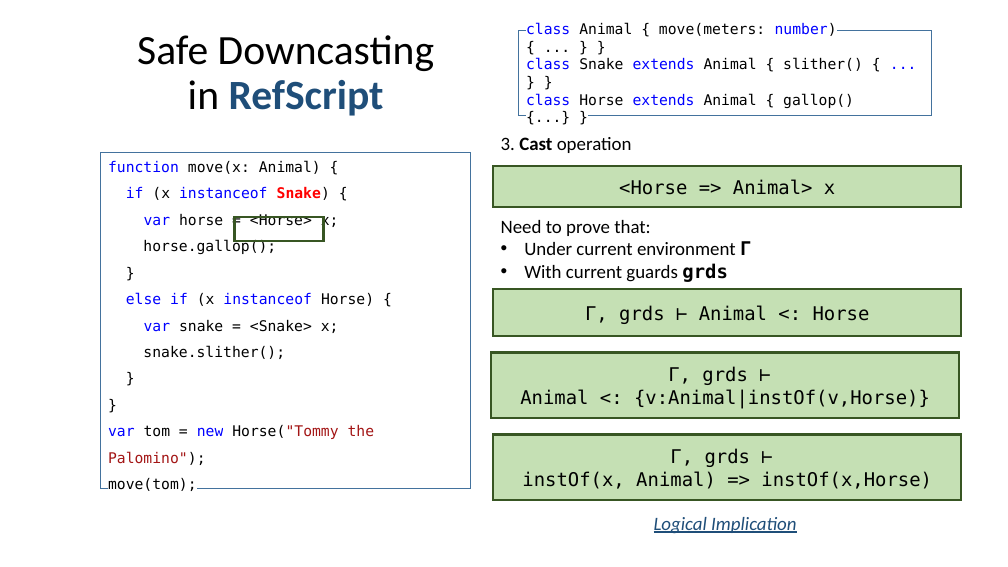
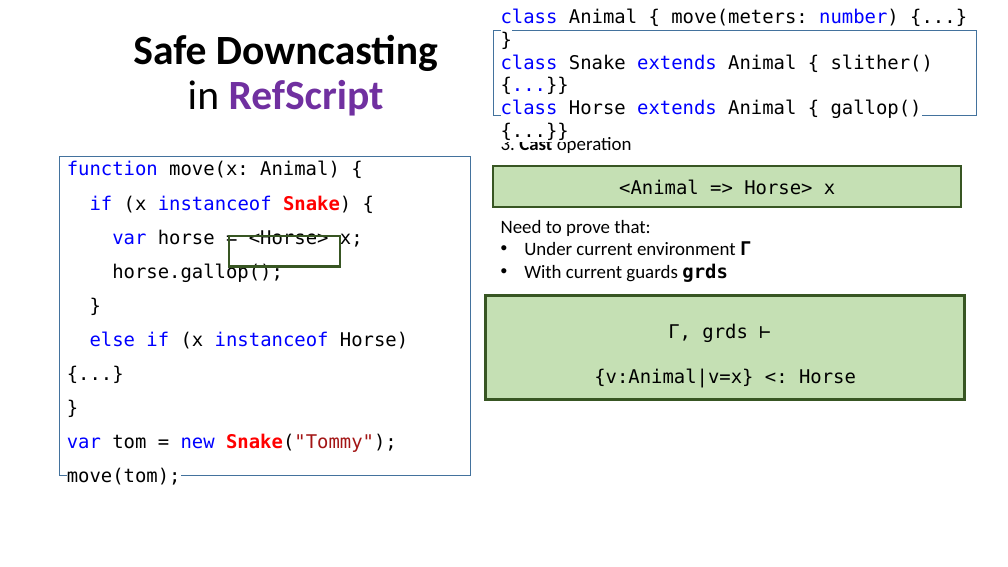
Before and after one commit to UCSD-PL/refscript, a slide deck: slide 11 of doc/talk/RefScript.pptx (slide 7 before the commit). Drawn at 1008x567 pixels with LibreOffice and Linux fonts; fonts in the diff are those of the drawing. Boxes give left, top, right and bottom in pixels: in the first picture for what was removed or moved away, otherwise in the second. Text is boxed around its words. In the diff, an @@ line names an element or a change of style, - is before the commit and + after.

```diff
--- a/doc/talk/RefScript.pptx
+++ b/doc/talk/RefScript.pptx
@@ title "Safe Downcasting in RefScript" at [133, 34, 438, 116]: text colour #1F4E79 to #7030A0 in "RefScript"; bold on in "Safe Downcasting" @@
@@ rectangle "class Animal { move(meters: number) ...": place and size @@
-rectangle "class Animal { move(meters: number) ..." at [519, 31, 932, 116]
+rectangle "class Animal { move(meters: number) ..." at [493, 31, 976, 116]
@@ text in rectangle at [501, 8, 933, 118]: text changed; size 14 to 18 pt @@
-class Animal { move(meters: number) { ... } }
-class Snake extends Animal { slither() { ... } }
-class Horse extends Animal { gallop() {...} }
+class Animal { move(meters: number) {...} }
+class Snake extends Animal { slither() {...}}
+class Horse extends Animal { gallop() {...}}
@@ rectangle "function move(x: Animal) {": place and size @@
-rectangle "function move(x: Animal) {" at [101, 153, 471, 489]
+rectangle "function move(x: Animal) {" at [60, 157, 471, 475]
@@ text in rectangle at [67, 160, 363, 485]: size 14 to 18 pt in "function move(x: Animal) {", "if (x instanceof Snake) {", "var horse = <Horse> x;", "horse.gallop();" and 3 more places @@
@@ text in rectangle at [619, 179, 835, 195]: text changed @@
-<Horse => Animal> x
+<Animal => Horse> x
@@ rectangle: place and size @@
-rectangle at [234, 217, 324, 241]
+rectangle at [229, 237, 340, 267]
@@ rectangle "Γ, grds ⊢": place and size @@
-rectangle "Γ, grds ⊢" at [492, 352, 960, 417]
+rectangle "Γ, grds ⊢" at [485, 296, 965, 400]
@@ rectangle removed at [493, 289, 961, 336] @@
-Γ, grds ⊢ Animal <: Horse
@@ text in rectangle at [668, 323, 748, 342]: line spacing 1 to 1.5 @@
@@ text in rectangle at [90, 331, 408, 349]: text changed; size 14 to 18 pt; text colour #000000 to #0000FF @@
-else if (x instanceof Horse) {
-var snake = <Snake> x;
-snake.slither();
+else if (x instanceof Horse) {...}
@@ text in rectangle at [594, 368, 856, 388]: text changed @@
-Animal <: {v:Animal|instOf(v,Horse)}
+{v:Animal|v=x} <: Horse
@@ text in rectangle at [67, 433, 397, 452]: text changed; size 14 to 18 pt; text colour #A31515 to #000000 @@
-}
-var tom = new Horse("Tommy the Palomino");
+var tom = new Snake("Tommy");
@@ rectangle removed at [493, 435, 961, 500] @@
-Γ, grds ⊢
-instOf(x, Animal) => instOf(x,Horse)
@@ text removed at [654, 517, 796, 534] @@
-Logical Implication
```
Also in this commit, not shown: 11 other slides changed, 29 slides added.
